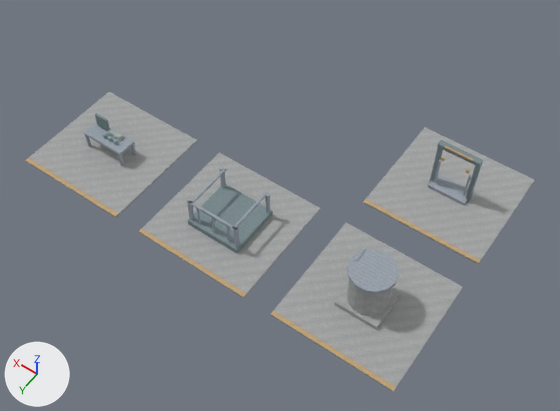
The glTF model development/levels/primitive-props-v1/site-kits/level_blockout_kit_wld_08_p03.glb as it was, and as the next commit left it.
Before and after are seen from a 50 mm camera at (-13.6, 18.8, 27.0) aimed at (-1.2, 1.5, -0.2). The lights are fixed; the arrows at lower left show +X, +Y and +Z. The older version comes first. Vertices at exactly the same position are counted once.

In view in the first picture: 'level_blockout_kit_wld_08_p03'.
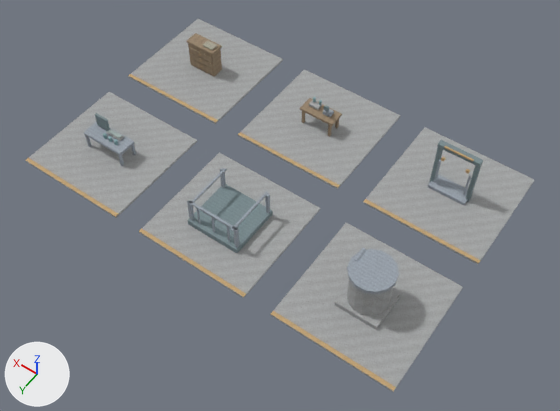
Pixel boxes (x1, y1, x2, y2) of what changed, in the pictures (560 x 411 px):
'level_blockout_kit_wld_08_p03', reshaped (24% taller)
    before: (25, 92, 534, 392)
    after: (25, 19, 534, 392)
part 1 of me_northwatch_research_station_map_kit_contact_room, added
    after: (238, 69, 400, 189)
part 2 of me_northwatch_research_station_map_kit_contact_room, added
    after: (309, 100, 322, 110)
part 3 of me_northwatch_research_station_map_kit_contact_room, added
    after: (128, 19, 283, 124)
part 4 of me_northwatch_research_station_map_kit_contact_room, added
    after: (238, 132, 340, 188)
part 5 of me_northwatch_research_station_map_kit_contact_room, added
    after: (128, 74, 218, 122)
part 6 of me_northwatch_research_station_map_kit_contact_room, added
    after: (322, 109, 334, 117)
part 7 of me_northwatch_research_station_map_kit_contact_room, added (brown)
    after: (300, 98, 342, 126)
part 8 of me_northwatch_research_station_map_kit_contact_room, added
    after: (188, 43, 222, 77)
part 9 of me_northwatch_research_station_map_kit_contact_room, added
    after: (186, 33, 222, 55)
part 10 of me_northwatch_research_station_map_kit_contact_room, added
    after: (191, 59, 213, 74)
part 11 of me_northwatch_research_station_map_kit_contact_room, added
    after: (190, 53, 212, 68)
part 12 of me_northwatch_research_station_map_kit_contact_room, added
    after: (189, 47, 212, 62)
part 13 of me_northwatch_research_station_map_kit_contact_room, added
    after: (203, 41, 217, 50)

Edits to the bpy script that builds the scene:
```text
Add mat_blockout_bronze:
    mat_blockout_bronze = bpy.data.materials.new('blockout_bronze')
    # colours: brown #b3956c
    # uses the picture img_image_7
Add mat_blockout_canvas:
    mat_blockout_canvas = bpy.data.materials.new('blockout_canvas')
    # colours: grey #b6b3a2
    # uses the picture img_image_8
Add mat_blockout_wood:
    mat_blockout_wood = bpy.data.materials.new('blockout_wood')
    # colours: beige #a89379
    # uses the picture img_image_6
Change me_northwatch_research_station_map_kit_contact_room:
    remove me_northwatch_research_station_map_kit_contact_room.from_pydata(...)  # 474 vertices, 772 faces; spans x -9.8..9.8, y -6.3..6.3, z -0.1..2.6
    add me_northwatch_research_station_map_kit_contact_room.from_pydata(...)  # 722 vertices, 1172 faces; spans x -9.8..9.8, y -6.3..6.3, z -0.1..2.6
    me_northwatch_research_station_map_kit_contact_room part 1: a new loose piece, a box spanning x -2.825..2.825, y -6.3..-0.7, z -0.11..-0.01, in mat_blockout_stone
    me_northwatch_research_station_map_kit_contact_room part 2: a new loose piece, a box spanning x 0.12..0.64, y -3.77..-3.43, z 0.97..1.08, in mat_blockout_stone
    me_northwatch_research_station_map_kit_contact_room part 3: a new loose piece, a box spanning x 4.175..9.825, y -6.3..-0.7, z -0.11..-0.01, in mat_blockout_stone
    me_northwatch_research_station_map_kit_contact_room part 4: a new loose piece, a box spanning x -2.825..2.825, y -0.89..-0.71, z -0.013..0.002, in mat_blockout_accent
    me_northwatch_research_station_map_kit_contact_room part 5: a new loose piece, a box spanning x 4.175..9.825, y -0.89..-0.71, z -0.013..0.002, in mat_blockout_accent
    me_northwatch_research_station_map_kit_contact_room part 6: a new loose piece, a box spanning x -0.62..-0.2, y -3.65..-3.35, z 0.99..1.16, in mat_blockout_metal
    me_northwatch_research_station_map_kit_contact_room part 7: a new loose piece, a box spanning x -0.92..0.92, y -3.92..-3.08, z 0.81..0.94, in mat_blockout_wood
    me_northwatch_research_station_map_kit_contact_room part 8: a new loose piece, a box spanning x 6.22..7.78, y -3.82..-3.18, z 0.0..1.5, in mat_blockout_wood
    me_northwatch_research_station_map_kit_contact_room part 9: a new loose piece, a box spanning x 6.17..7.83, y -3.87..-3.13, z 1.48..1.58, in mat_blockout_wood
    me_northwatch_research_station_map_kit_contact_room part 10: a new loose piece, a box spanning x 6.31..7.69, y -3.18..-3.14, z 0.18..0.46, in mat_blockout_wood
    me_northwatch_research_station_map_kit_contact_room part 11: a new loose piece, a box spanning x 6.31..7.69, y -3.18..-3.14, z 0.56..0.84, in mat_blockout_wood
    me_northwatch_research_station_map_kit_contact_room part 12: a new loose piece, a box spanning x 6.31..7.69, y -3.18..-3.14, z 0.94..1.22, in mat_blockout_wood
    me_northwatch_research_station_map_kit_contact_room part 13: a new loose piece, a box spanning x 6.31..6.91, y -3.705..-3.295, z 1.6..1.66, in mat_blockout_canvas
    other edits to the shape of me_northwatch_research_station_map_kit_contact_room do not show in these pictures
    add me_northwatch_research_station_map_kit_contact_room.materials.append(mat_blockout_wood)
    add me_northwatch_research_station_map_kit_contact_room.materials.append(mat_blockout_bronze)
    add me_northwatch_research_station_map_kit_contact_room.materials.append(mat_blockout_canvas)
```
